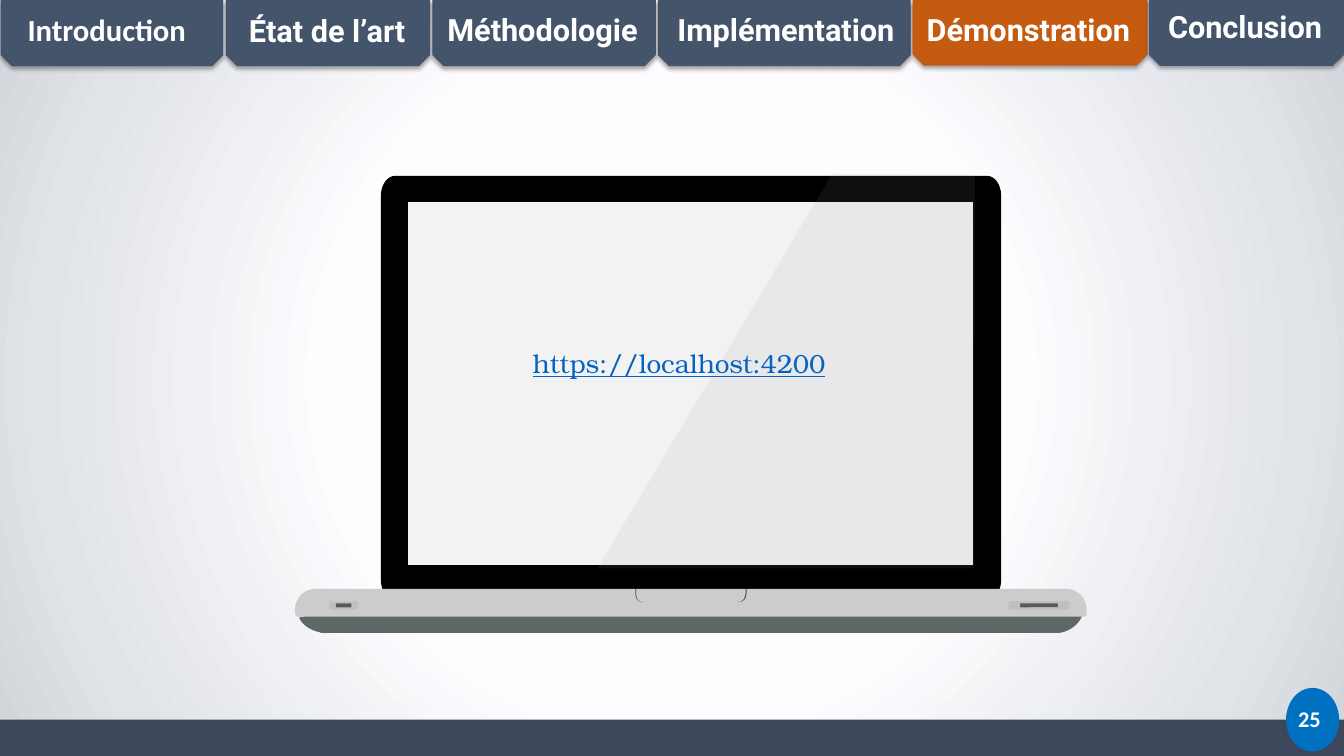
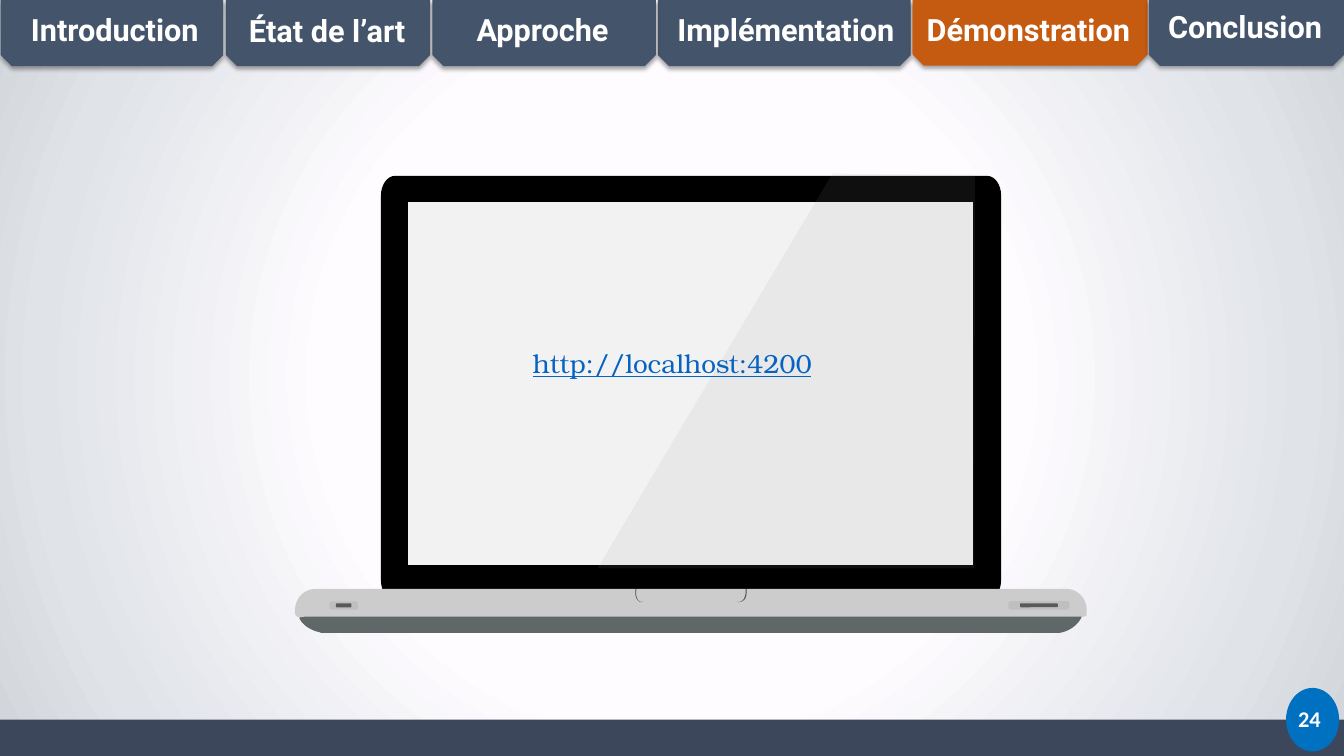
Before and after one commit to canisiushien/memoire-isie, a slide deck: slide 24 of PRESENTATION_M2_CANISIUS.pptx. Drawn at 1344x756 pixels with LibreOffice and Linux fonts; fonts in the diff are those of the drawing. Boxes give left, top, right and bottom in pixels: in the first picture for what was removed or moved away, otherwise in the second. Text is boxed around its words. In the diff, an @@ line names an element or a change of style, - is before the commit and + after.

```diff
--- a/PRESENTATION_M2_CANISIUS.pptx
+++ b/PRESENTATION_M2_CANISIUS.pptx
@@ text "Introduction" at box(31, 18, 199, 42): font Calibri to Roboto @@
@@ text at box(477, 18, 609, 48): text changed @@
-Méthodologie
+Approche
@@ text at box(533, 354, 812, 379): text changed @@
-https://localhost:4200
+http://localhost:4200
@@ text at box(1298, 712, 1321, 727): text changed @@
-25
+24
```
Also in this commit, not shown: 25 other slides changed, 5 other files.
